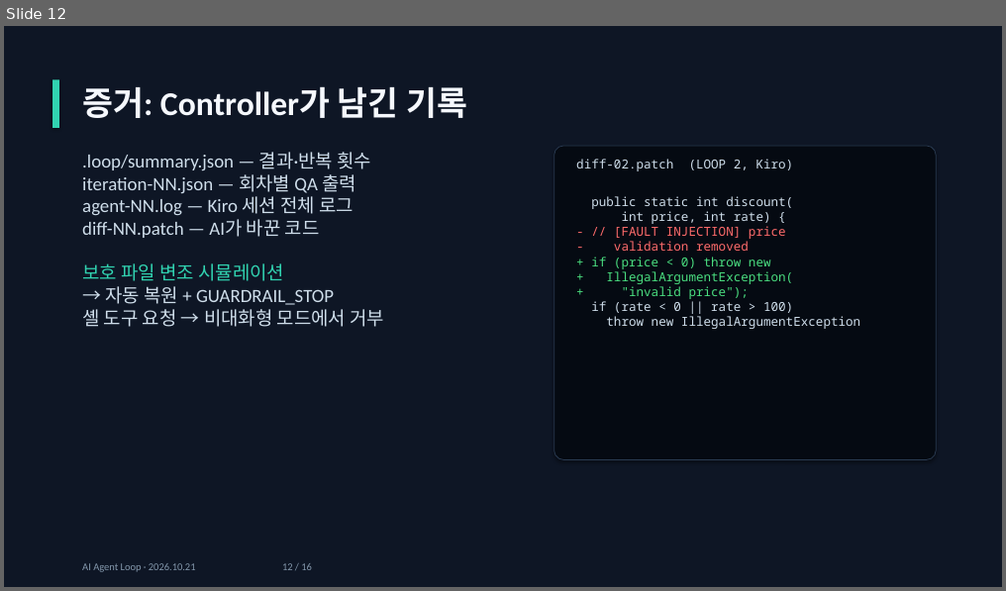
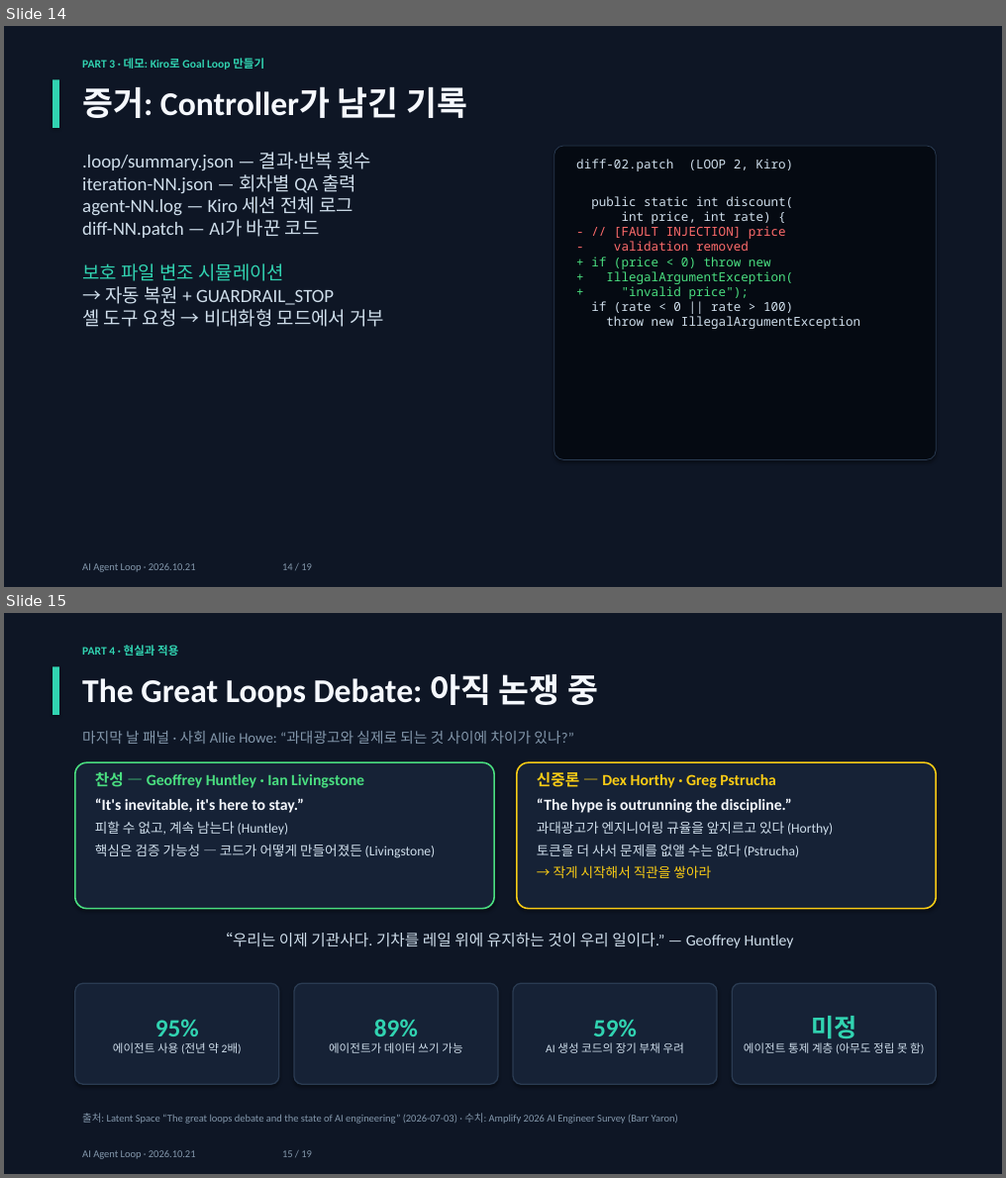
Before and after one commit to jaewon-i/kiro-agent-loop-demo, a slide deck: docs/AI_Agent_Loop.pptx. Shown one above the other, each under a label of ours: slide 12 before the commit, slides 14 and 15 after it. The pictures are 1006x591 and 1006x1178 pixels, drawn with LibreOffice and Linux fonts; fonts in the diff are those of the drawing. Boxes give left, top, right and bottom in pixels: in the first picture for what was removed or moved away, otherwise in the second. Text is boxed around its words. In the diff, an @@ line names an element or a change of style, - is before the commit and + after.

Commit message:
Restructure deck: World's Fair 2026 intro, concepts, demo, debate (19 slides)

```diff
--- a/docs/AI_Agent_Loop.pptx
+++ b/docs/AI_Agent_Loop.pptx
@@ slide 15 added at (4,613,1002,1174), background #0E1625 @@
@@ rectangle added at (53,666,59,715), fill #31D3B1 @@
@@ text added at (82,645,178,656), 11 pt, text #31D3B1, bold @@
+PART 4 · 현실과 적용
@@ text added at (82,674,598,708), 32 pt, text #F5F8FD, bold @@
+The Great Loops Debate: 아직 논쟁 중
@@ text added at (82,731,573,744), 14 pt, text #8397AB @@
+마지막 날 패널 · 사회 Allie Howe: “과대광고와 실제로 되는 것 사이에 차이가 있나?”
@@ rounded rectangle added at (75,762,494,909), fill #162236, outline #4ADE80 1.5 pt, 15 pt, text #CFDEEB, bold @@
+찬성 — Geoffrey Huntley · Ian Livingstone
+“It's inevitable, it's here to stay.”
+피할 수 없고, 계속 남는다 (Huntley)
+핵심은 검증 가능성 — 코드가 어떻게 만들어졌든 (Livingstone)
@@ rounded rectangle added at (517,762,936,909), fill #162236, outline #FACC15 1.5 pt, 13 pt, text #CFDEEB @@
+신중론 — Dex Horthy · Greg Pstrucha
+“The hype is outrunning the discipline.”
+과대광고가 엔지니어링 규율을 앞지르고 있다 (Horthy)
+토큰을 더 사서 문제를 없앨 수는 없다 (Pstrucha)
+→ 작게 시작해서 직관을 쌓아라
@@ text added at (217,933,794,949), 15 pt, text #CFDEEB @@
+“우리는 이제 기관사다. 기차를 레일 위에 유지하는 것이 우리 일이다.” — Geoffrey Huntley
@@ rounded rectangle added at (75,983,279,1084), fill #162236, outline #2A3B52 1.25 pt, 11 pt, text #CFDEEB @@
+95%
+에이전트 사용 (전년 약 2배)
@@ rounded rectangle added at (294,983,499,1084), fill #162236, outline #2A3B52 1.25 pt, 11 pt, text #CFDEEB @@
+89%
+에이전트가 데이터 쓰기 가능
@@ rounded rectangle added at (513,983,718,1084), fill #162236, outline #2A3B52 1.25 pt, 11 pt, text #CFDEEB @@
+59%
+AI 생성 코드의 장기 부채 우려
@@ rounded rectangle added at (732,983,936,1084), fill #162236, outline #2A3B52 1.25 pt, 11 pt, text #CFDEEB @@
+미정
+에이전트 통제 계층 (아무도 정립 못 함)
@@ text added at (82,1113,678,1124), 10 pt, text #8397AB @@
+출처: Latent Space “The great loops debate and the state of AI engineering” (2026-07-03) · 수치: Amplify 2026 AI Engineer Survey (Barr Yaron)
@@ text added at (82,1151,312,1159), 10 pt, text #8397AB @@
+AI Agent Loop · 2026.10.21 15 / 19
@@ what was slide 12 is now slide 14 @@
@@ slide 14 changed as well @@
@@ text added at (82,58,264,70), 11 pt, text #31D3B1, bold @@
+PART 3 · 데모: Kiro로 Goal Loop 만들기
@@ text at (82,564,312,572): text changed @@
-AI Agent Loop · 2026.10.21 12 / 16
+AI Agent Loop · 2026.10.21 14 / 19
```
Also in this commit, not shown: 10 other slides changed, 7 other slides added, 5 slides removed.
